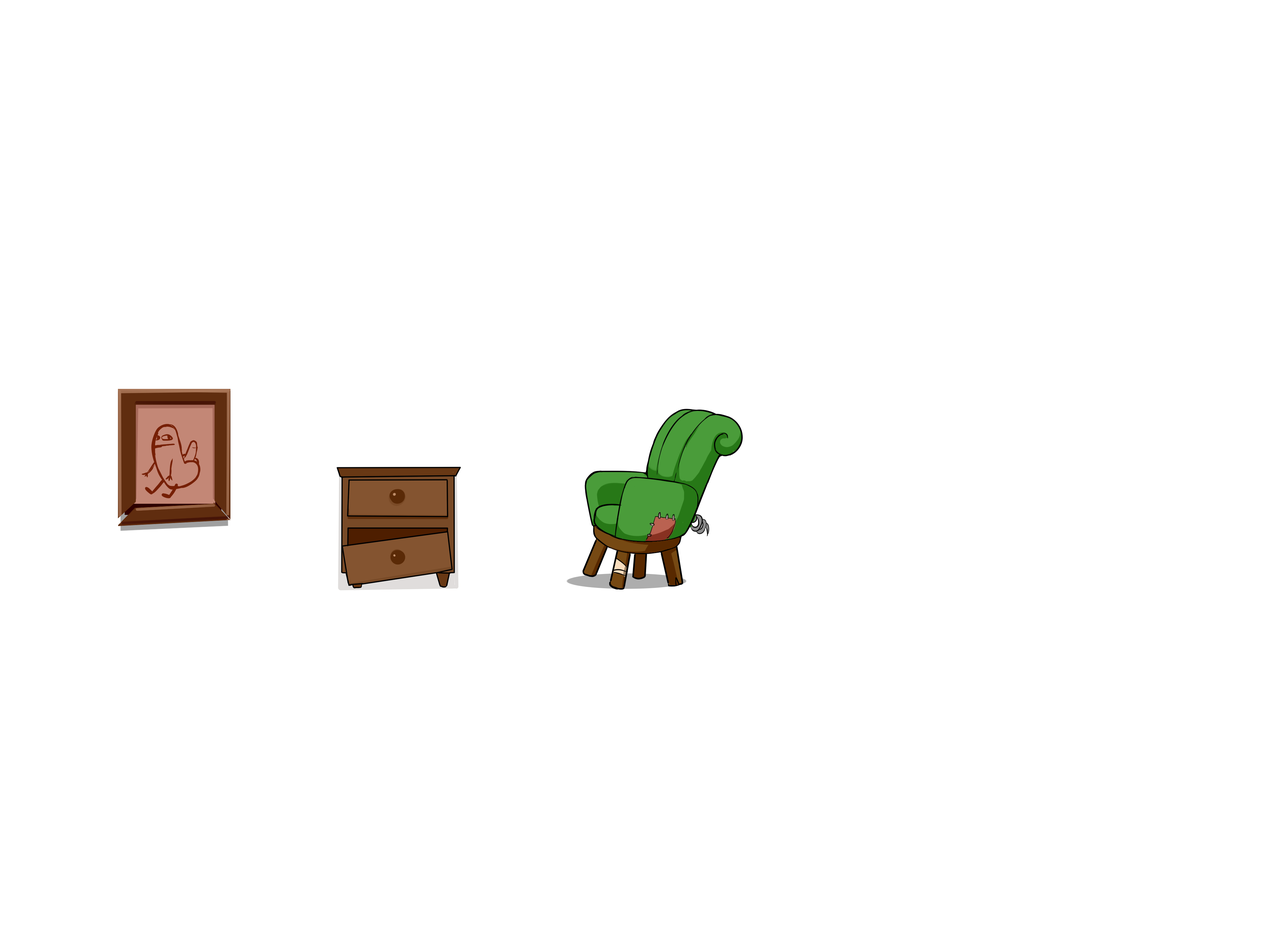
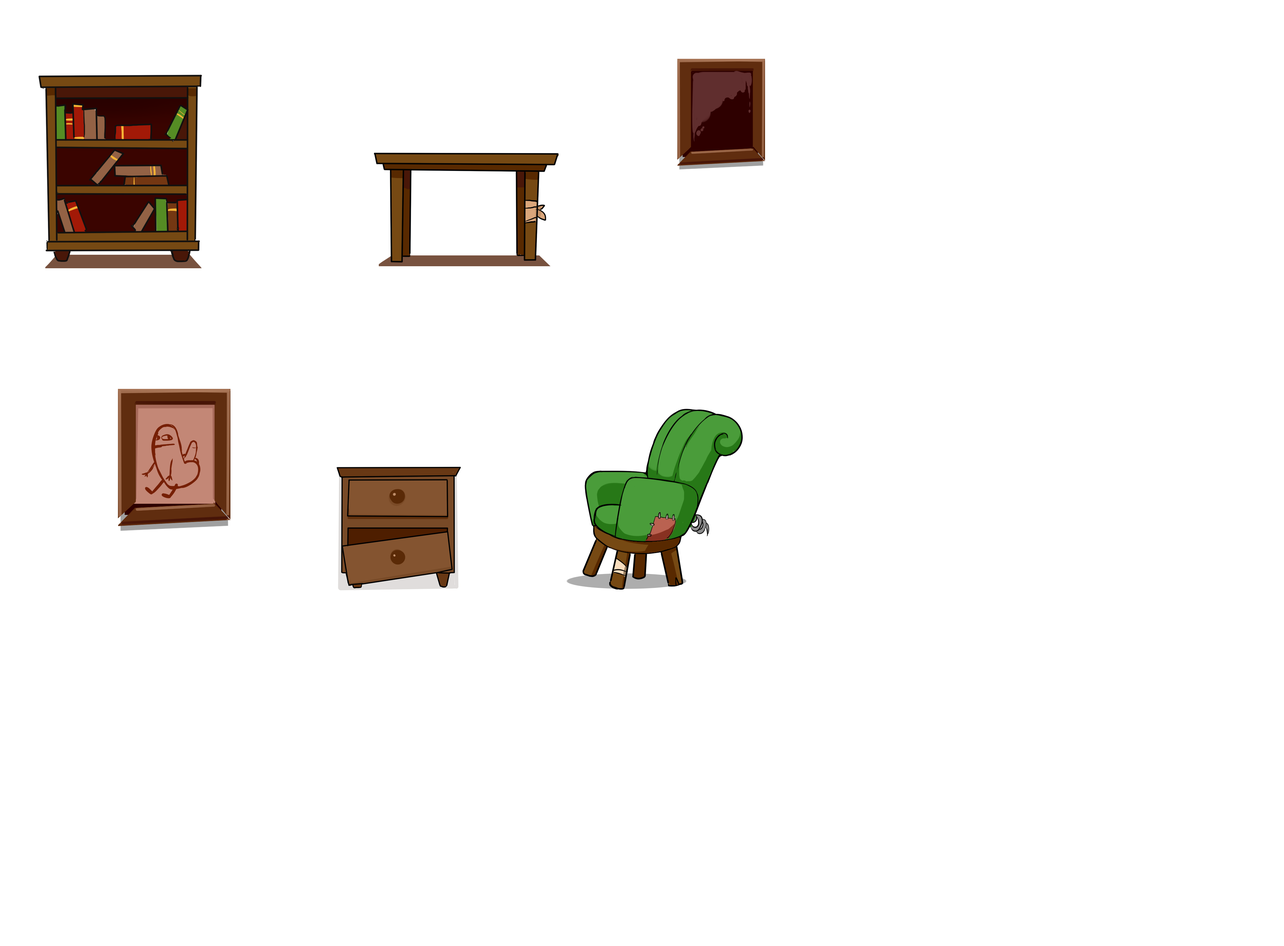
Revision of a layered (1284, 946) image; what changed, layer by layer:
added layer "Layer7" in group "Set1" over [677, 58, 766, 170]
added layer "Layer6" in group "Set1" over [38, 74, 560, 269]
